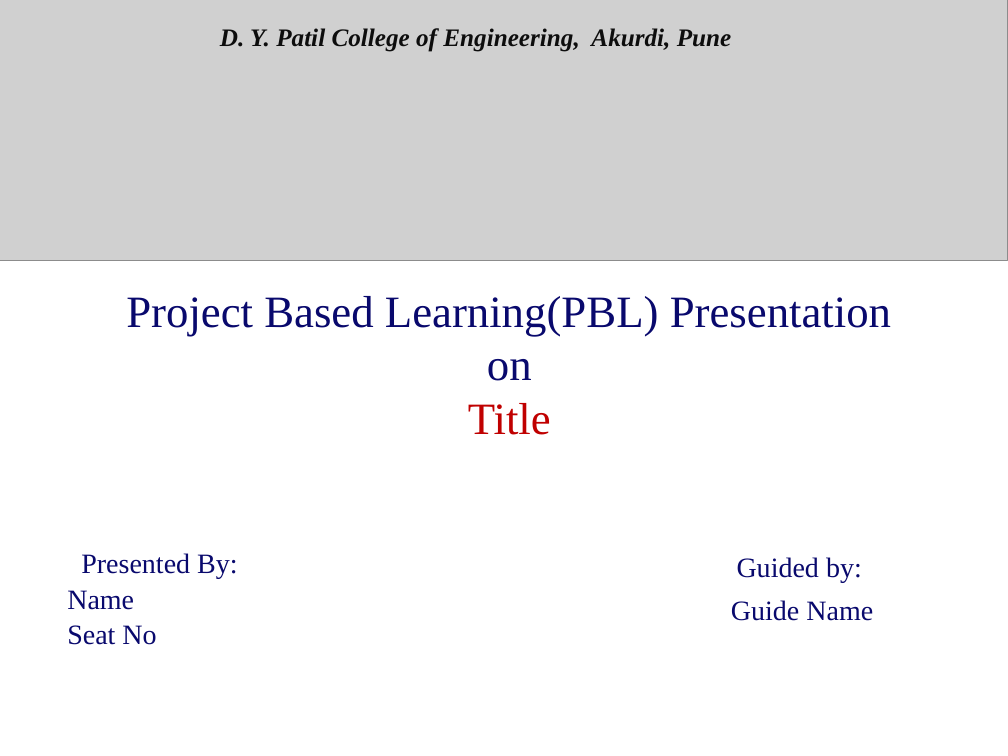
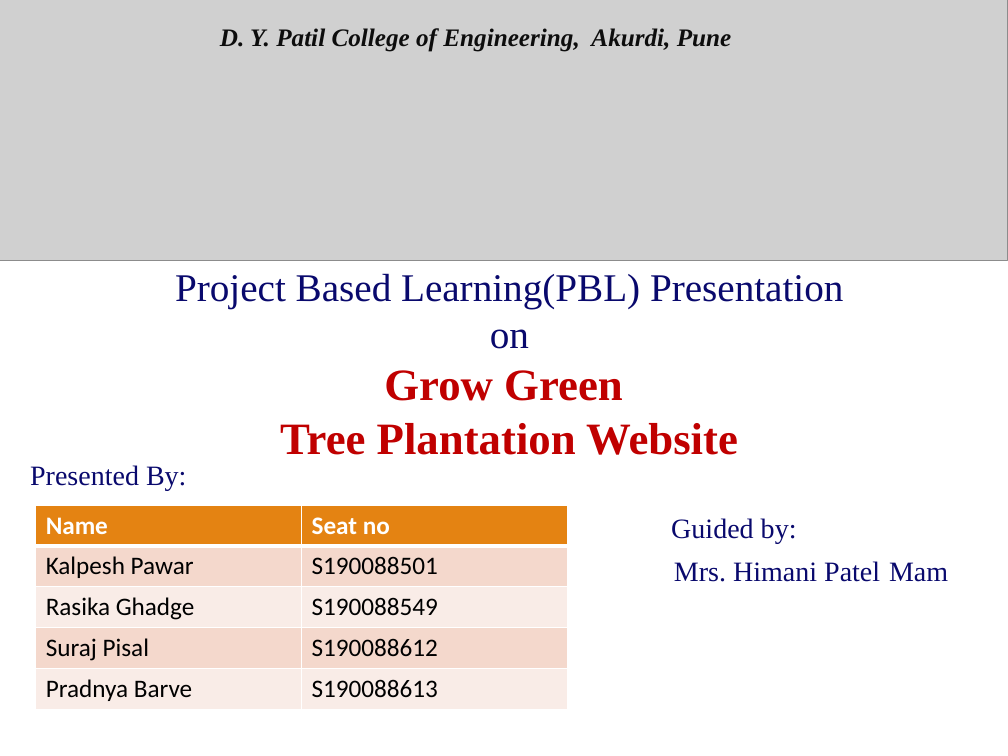
Before and after one commit to Suraj1089/Tree_Plantation, a slide deck: slide 1 of PBL Presentation Format.pptx. Drawn at 1008x756 pixels with LibreOffice and Linux fonts; fonts in the diff are those of the drawing; grey boxes stand for pictures. Boxes give left, top, right and bottom in pixels: in the first picture for what was removed or moved away, otherwise in the second. Text is boxed around its words. In the diff, an @@ line names an element or a change of style, - is before the commit and + after.

```diff
--- a/PBL Presentation Format.pptx
+++ b/PBL Presentation Format.pptx
@@ text at (175, 273, 843, 349): size 32 to 28 pt in "Project Based Learning(PBL) Presentation", "on" @@
@@ text at (280, 370, 738, 455): text changed; bold on @@
-Title
+Grow Green
+Tree Plantation Website
@@ text "Presented By:": place and size @@
-text "Presented By:" at (67, 553, 237, 645)
+text "Presented By:" at (30, 465, 186, 491)
@@ table added at (35, 505, 568, 710), 5 rows, 2 columns @@
+Name | Seat no
+Kalpesh Pawar | S190088501
+Rasika Ghadge | S190088549
+Suraj Pisal | S190088612
+Pradnya Barve | S190088613
@@ text "Guided by:": place and size @@
-text "Guided by:" at (731, 557, 873, 621)
+text "Guided by:" at (671, 518, 948, 582)
@@ text at (674, 561, 948, 582): text changed @@
-Guide Name
+Mrs. Himani Patel Mam
@@ text at (67, 590, 156, 645): paragraphs removed @@
-Name
-Seat No
```
Also in this commit, not shown: 11 other slides changed, 1 slide added.
